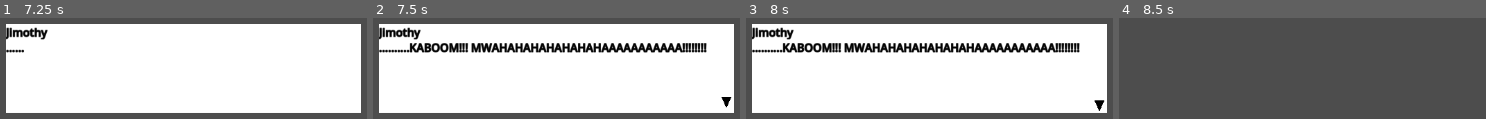
Above: before the commit, frames 1-4 (left to right).
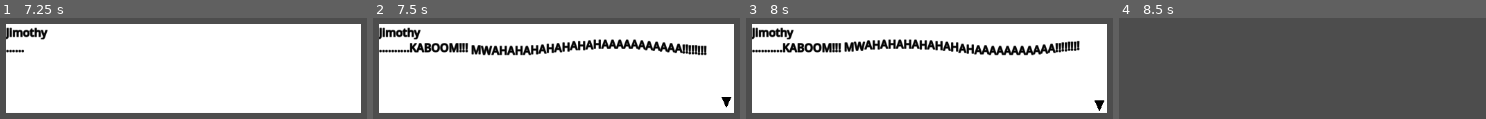
Above: after the commit, the same moments.

Repository: Shadowcrafter2017/Treat
Game: Godot game, scene res://scenes/UI/dialogue.tscn
The game is run twice, just before and just after one commit, with the same random seed, the same clock (stepped at 60 frames per second) and the same inputs. This scene is started directly instead of the project's main scene.
Inputs:
- Up to frame 1 (7.25 s): hold D (Move_Right) 0.53-1.28 s; tap Space (Action) at 0.6, 1.35, 2, 2.1, 2.85, 3.6, 4.25, 4.35, 5.1, 5.75, 5.85, 6.6 s; tap Enter at 1.25, 3.5, 5 s; hold S (Move_Down) 1.28-2.03 s; hold D (Move_Right) 2.03-2.78 s; hold W (Move_Up) 2.78-3.53 s; hold A (Move_Left) 3.53-5.03 s; hold S (Move_Down) 5.03-5.78 s; hold D (Move_Right) 5.78-6.53 s; hold W (Move_Up) from 6.53 s (still down)
- Up to frame 2 (7.5 s): release W (Move_Up) at 7.28 s; hold D (Move_Right) from 7.28 s (still down); tap Space (Action) at 7.35 s
- Up to frame 3 (8 s): keep holding D (Move_Right)
- Up to frame 4 (8.5 s): release D (Move_Right) at 8.03 s; hold S (Move_Down) from 8.03 s (still down); tap Space (Action) at 8.1 s

Frame 1 is identical in both runs. In frame 2, 4.8% of the frame differs, in the area x 26-92%, y 20-38%; in frame 3, 4.8%; in frame 4, nothing differs.

Commit message:
Fixed BBCODE bug.

Diff:
--- a/Dialogue/test.json
+++ b/Dialogue/test.json
@@ -1,9 +1,9 @@
 [
 	{"Name": "Jimothy", "Text": "Hello, im jimothy the 3rd destroyer of worlds!"},
-	{"Name": "Jimothy", "Text": "There is only 5 other destroyer of worlds, and [b]IM[/b] one of them!"},
+	{"Name": "Jimothy", "Text": "There is only 5 other [tornado radius=5.0 freq=0.5 connected=1]destroyer of worlds[/tornado], and [b]IM[/b] one of them!"},
 	{"Name": "Jimothy", "Text": "Did you know, I like [i]destroying[/i] worlds?"},
 	{"Name": "Jimothy", "Text": "I also like mac-and-cheese."},
 	{"Name": "Jimothy", "Text": "This, is, not, how, you, would, use, commas, unless, it, is, for, emphasis..."},
 	{"Name": "Jimothy", "Text": "See you later!"},
-	{"Name": "Jimothy", "Text": "..........KABOOM!!! MWAHAHAHAHAHAHAHAAAAAAAAAAA!!!!!!!!"},
+	{"Name": "Jimothy", "Text": "..........KABOOM!!! [wave amp=50.0 freq=5.0 connected=1]MWAHAHAHAHAHAHAHAAAAAAAAAAA!!!!!!!![/wave]"},
 ]
--- /dev/null
+++ b/resources/util.gd
@@ -0,0 +1,6 @@
+class_name util extends Node
+
+static func strip_bbcode(source : String) -> String:
+	var regex = RegEx.new()
+	regex.compile("\\[.+?\\]")
+	return regex.sub(source, "", true)
--- a/scenes/UI/DialogueBox.gd
+++ b/scenes/UI/DialogueBox.gd
@@ -52,15 +52,16 @@
 	name_text.bbcode_text = dialog[phrase_num]["Name"]
 	dialog_text.bbcode_text = dialog[phrase_num]["Text"]
 
+	var striped_text = util.strip_bbcode(dialog_text.text)
 	dialog_text.visible_characters = 0
 
-	while dialog_text.visible_characters < len(dialog_text.text):
+	while dialog_text.visible_characters < len(striped_text):
 		dialog_text.visible_characters += 1
 
 		sound.pitch_scale = randf_range(1.4,1.6)
 		sound.play()
 
-		var cur_letter = dialog_text.text[dialog_text.visible_characters - 1]
+		var cur_letter = striped_text[dialog_text.visible_characters - 1]
 		if cur_letter == "." or cur_letter == "," or cur_letter == "!":
 			timer.wait_time = punctuation_speed
 		else:
--- a/scenes/UI/dialogue.tscn
+++ b/scenes/UI/dialogue.tscn
@@ -1,8 +1,8 @@
-[gd_scene load_steps=8 format=3 uid="uid://h8quvu5wnhva"]
+[gd_scene load_steps=8 format=3 uid="uid://dipeptkpsacmp"]
 
 [ext_resource type="Theme" uid="uid://b40eajhhnkh2n" path="res://scenes/UI/DialogueTheme.tres" id="1_wiht3"]
 [ext_resource type="Script" path="res://scenes/UI/DialogueBox.gd" id="2_jiene"]
-[ext_resource type="AudioStream" uid="uid://cmh7q15rq1vbj" path="res://Dialogue/voice.wav" id="3_v1bvk"]
+[ext_resource type="AudioStream" uid="uid://cmh7q15rq1vbj" path="res://dialogue/voice.wav" id="3_5a2cr"]
 
 [sub_resource type="CanvasTexture" id="CanvasTexture_i3tov"]
 
@@ -58,7 +58,7 @@
 grow_vertical = 0
 theme = ExtResource("1_wiht3")
 script = ExtResource("2_jiene")
-dialog_path = "res://Dialogue/test.json"
+dialog_path = "res://dialogue/test.json"
 
 [node name="Name" type="RichTextLabel" parent="DialogueBox"]
 layout_mode = 0
@@ -94,7 +94,7 @@
 [node name="Picture" type="Sprite2D" parent="DialogueBox"]
 
 [node name="DialogueSound" type="AudioStreamPlayer2D" parent="DialogueBox"]
-stream = ExtResource("3_v1bvk")
+stream = ExtResource("3_5a2cr")
 pitch_scale = 1.5
 
 [node name="Timer" type="Timer" parent="DialogueBox"]
Not shown, changed: Dialogue/voice.wav.import
